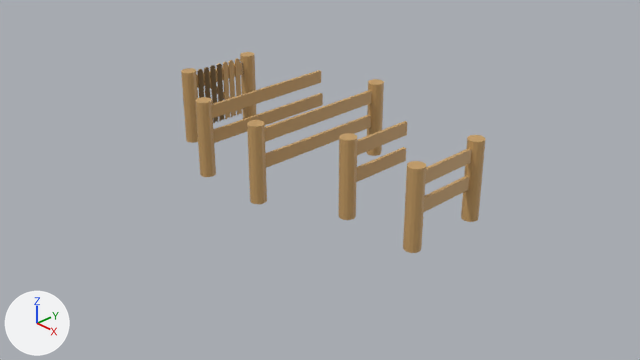
One commit to the Blender file Models/Fences.blend: the scene before it, then after it.
Rendered twice from the file's camera 'Camera'. The axes (+X, +Y, +Z) are drawn at lower left. The lights are the same throughout.

The first picture shows 'Cube.002', 'Cube.003', 'Cube.004', 'Cube.005', 'Cube.006', 'Cube.007', 'Cube.008', 'Cube.009', 'Picket.004', 'Picket.005', 'Picket.006', 'Picket.007', 'Picket.009', 'Picket.010', 'Post1', 'Post1.001', 'Post1.002', 'Post1.003', 'Post1.004', 'TopRail', 'post2', 'post2.001', 'post2.002'.
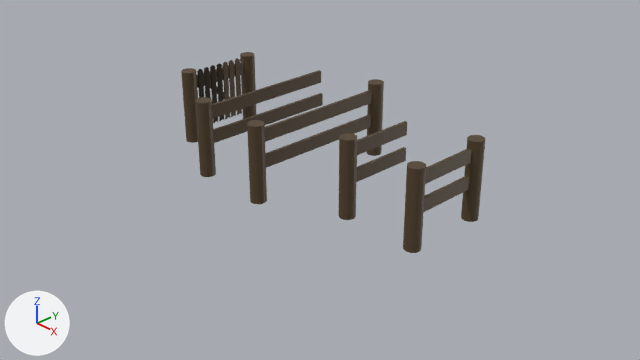
The change, as a list of edits to the scene's bpy script:
```text
Change mat_wood:
    mat_wood.base_color: (0.581, 0.35, 0.135) -> (0.0871, 0.055, 0.0236)  # orange #c9a067 -> brown #53422a
```

Where the change shows, as pixel boxes [x1, y1, x2, y2] in the pictures (640 x 360 px):
'Post1.004', recoloured
    both: [403, 161, 426, 253]
'Cube.004', recoloured
    both: [265, 90, 372, 142]
'Post1.001', recoloured
    both: [338, 133, 357, 220]
'Cube.006', recoloured
    both: [212, 70, 321, 118]
'Cube.005', recoloured (brown to grey)
    both: [265, 115, 371, 168]
'Post1.002', recoloured
    both: [247, 120, 267, 204]
'post2.002', recoloured
    both: [461, 135, 486, 222]
'Cube.007', recoloured
    both: [213, 93, 323, 143]
'Post1.003', recoloured
    both: [195, 97, 216, 177]
'Post1', recoloured
    both: [181, 68, 198, 143]
'post2.001', recoloured
    both: [366, 79, 384, 156]
'Cube.002', recoloured (brown to grey)
    both: [357, 121, 407, 155]
'Cube.003', recoloured (brown to grey)
    both: [356, 147, 406, 182]
'Cube.008', recoloured
    both: [425, 148, 472, 184]
'Cube.009', recoloured (brown to grey)
    both: [424, 175, 469, 212]
'post2', recoloured
    both: [240, 52, 256, 119]
'Picket.005', recoloured
    both: [210, 65, 218, 123]
'Picket.001', recoloured
    both: [210, 65, 218, 123]
'Picket', recoloured
    both: [217, 63, 224, 121]
'Picket.004', recoloured
    both: [217, 63, 224, 121]
'Picket.010', recoloured
    both: [223, 62, 230, 119]
'Picket.008', recoloured
    both: [235, 58, 242, 115]
'Picket.009', recoloured
    both: [228, 60, 236, 117]
'Picket.006', recoloured
    both: [204, 67, 211, 98]
'Picket.007', recoloured
    both: [198, 69, 204, 98]
'TopRail', recoloured
    both: [197, 63, 243, 87]
'SupportPost', recoloured
    both: [210, 84, 230, 99]
